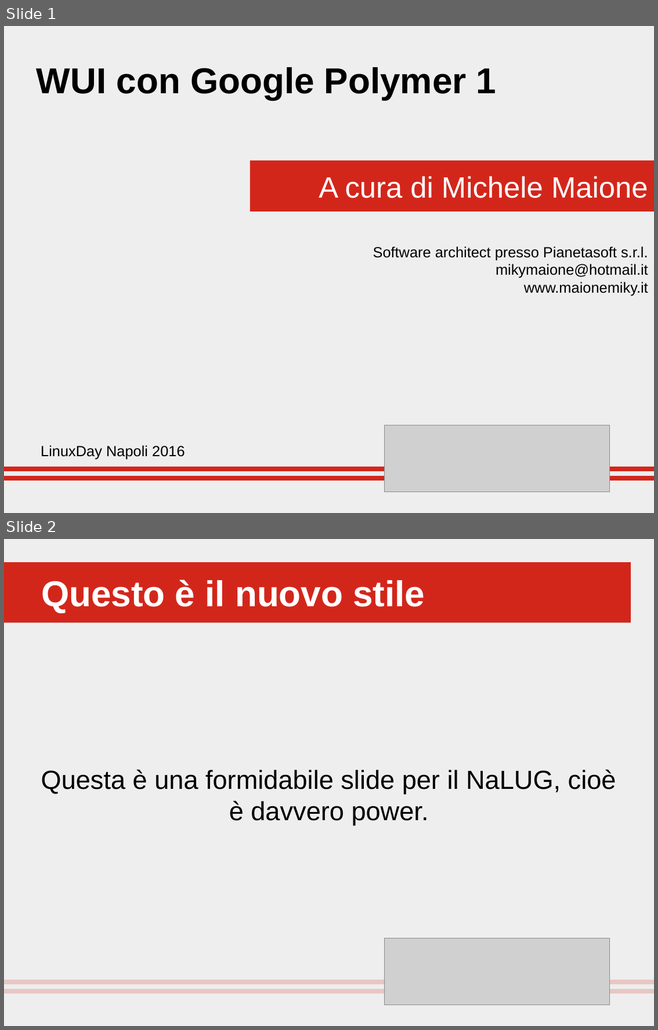
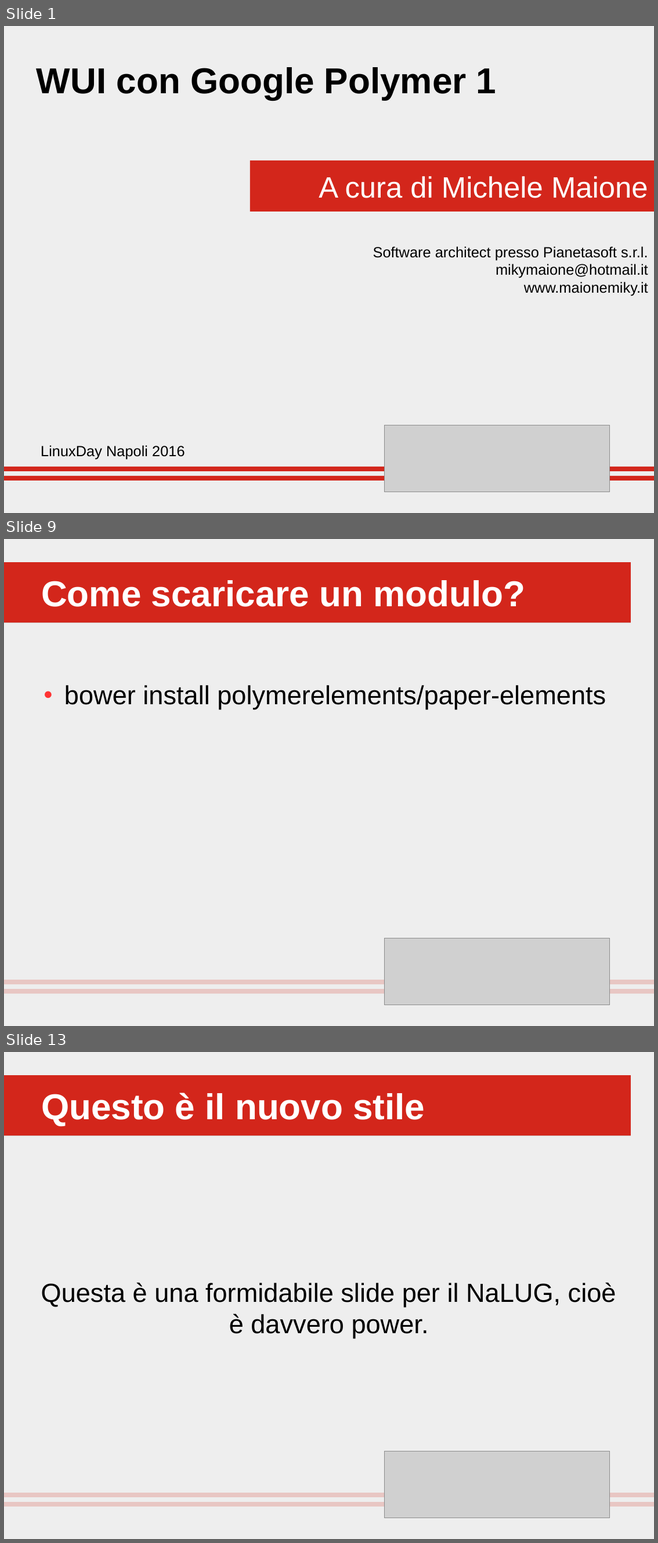
Before and after one commit to mikymaione/PolyPhoneBook, a slide deck: Docs/polymer.odp. Shown one above the other, each under a label of ours: slides 1 and 2 before the commit, slides 1, 9 and 13 after it; the slides between them are not shown. The pictures are 658x1030 and 658x1543 pixels, drawn with LibreOffice and Linux fonts; fonts in the diff are those of the drawing; grey boxes stand for pictures. Boxes give left, top, right and bottom in pixels: in the first picture for what was removed or moved away, otherwise in the second. Text is boxed around its words. In the diff, an @@ line names an element or a change of style, - is before the commit and + after.

```diff
--- a/Docs/polymer.odp
+++ b/Docs/polymer.odp
@@ slide 9 added at [4,539,654,1026], background #EEEEEE @@
@@ title added at [4,562,630,622], fill #D3261B, 44 pt, text #FFFFFF, bold @@
+Come scaricare un modulo?
@@ title added at [36,580,426,607], 44 pt, text #FFFFFF, bold @@
+Perché sono cosi forti:
@@ text added at [64,685,605,709], 32 pt, text #000000 @@
+● bower install polymerelements/paper-elements
@@ group added at [4,938,654,1005]: 4 rectangles, 1 picture @@
@@ what was slide 2 is now slide 13 @@
```
Also in this commit, not shown: 10 other slides added, 33 other files.
